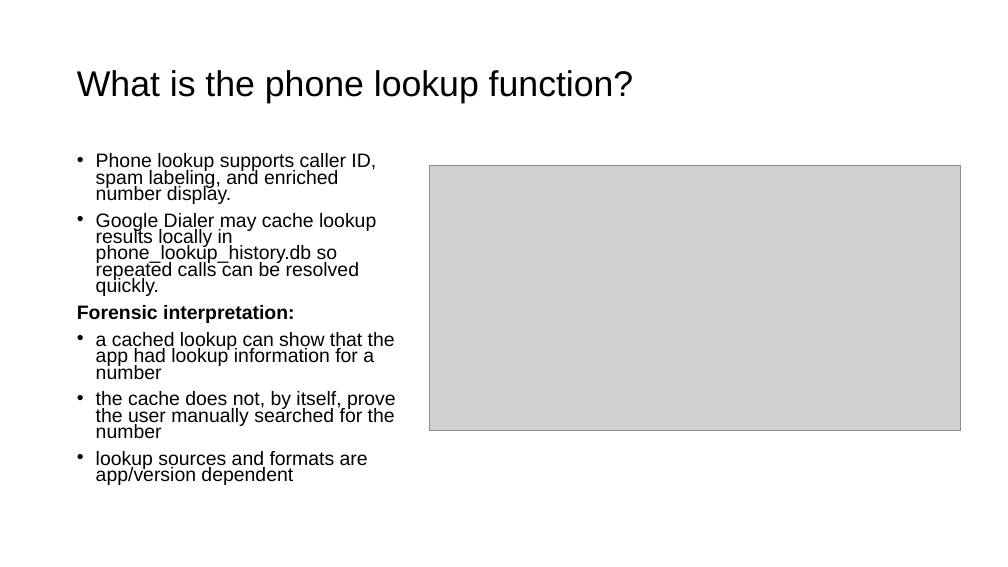
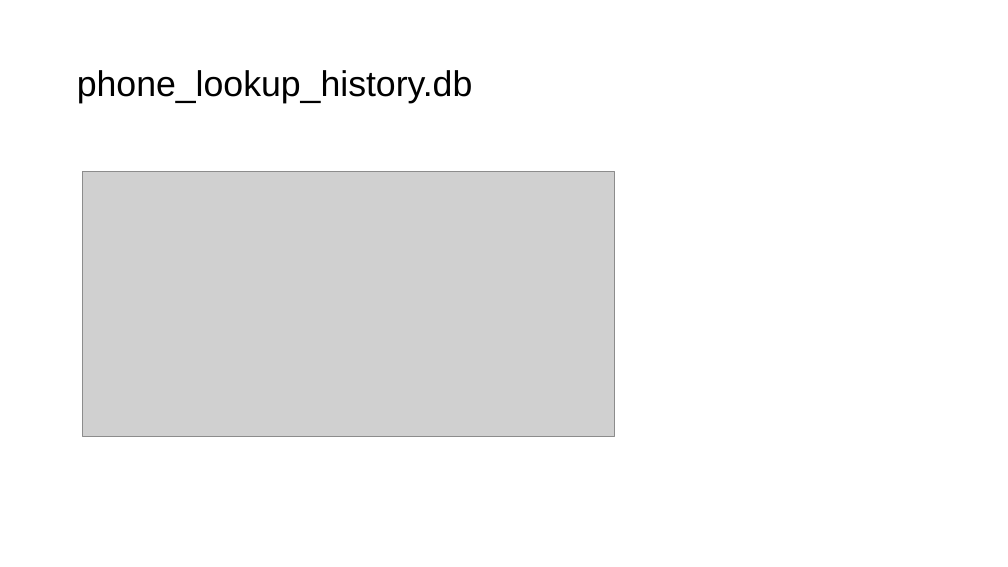
Before and after one commit to frankwxu/digital-forensics-lab, a slide deck: slide 45 of Android10/5_2_2_GMS_App_Investigations_Dialer.pptx (slide 43 before the commit). Drawn at 1008x567 pixels with LibreOffice and Linux fonts; fonts in the diff are those of the drawing; grey boxes stand for pictures; background and template pictures are left out. Boxes give left, top, right and bottom in pixels: in the first picture for what was removed or moved away, otherwise in the second. Text is boxed around its words. In the diff, an @@ line names an element or a change of style, - is before the commit and + after.

Commit message:
Update presentation files for GMS App Investigations: Messaging, Dialer, and Photos

```diff
--- a/Android10/5_2_2_GMS_App_Investigations_Dialer.pptx
+++ b/Android10/5_2_2_GMS_App_Investigations_Dialer.pptx
@@ title at bbox=[77, 70, 473, 103]: text changed @@
-What is the phone lookup function?
+phone_lookup_history.db
@@ text removed at bbox=[77, 153, 396, 485] @@
-• Phone lookup supports caller ID, spam labeling, and enriched number display.
-• Google Dialer may cache lookup results locally in phone_lookup_history.db so repeated calls can be resolved quickly.
-Forensic interpretation:
-• a cached lookup can show that the app had lookup information for a number
-• the cache does not, by itself, prove the user manually searched for the number
-• lookup sources and formats are app/version dependent
@@ picture: place and size @@
-picture at bbox=[430, 165, 961, 430]
+picture at bbox=[83, 172, 615, 437]
```
Also in this commit, not shown: 1 other slide changed, 2 slides added, 2 other files.
